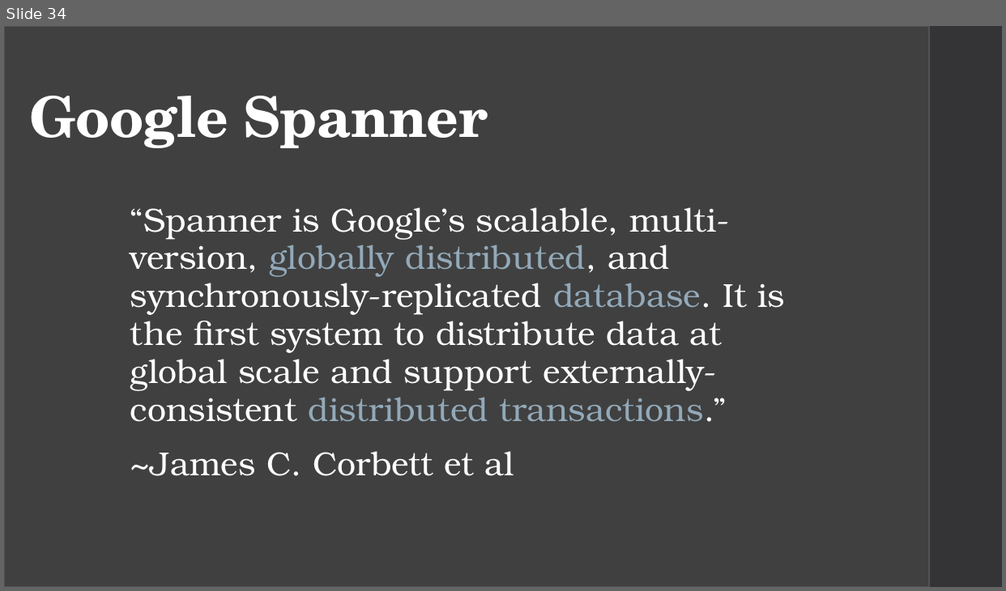
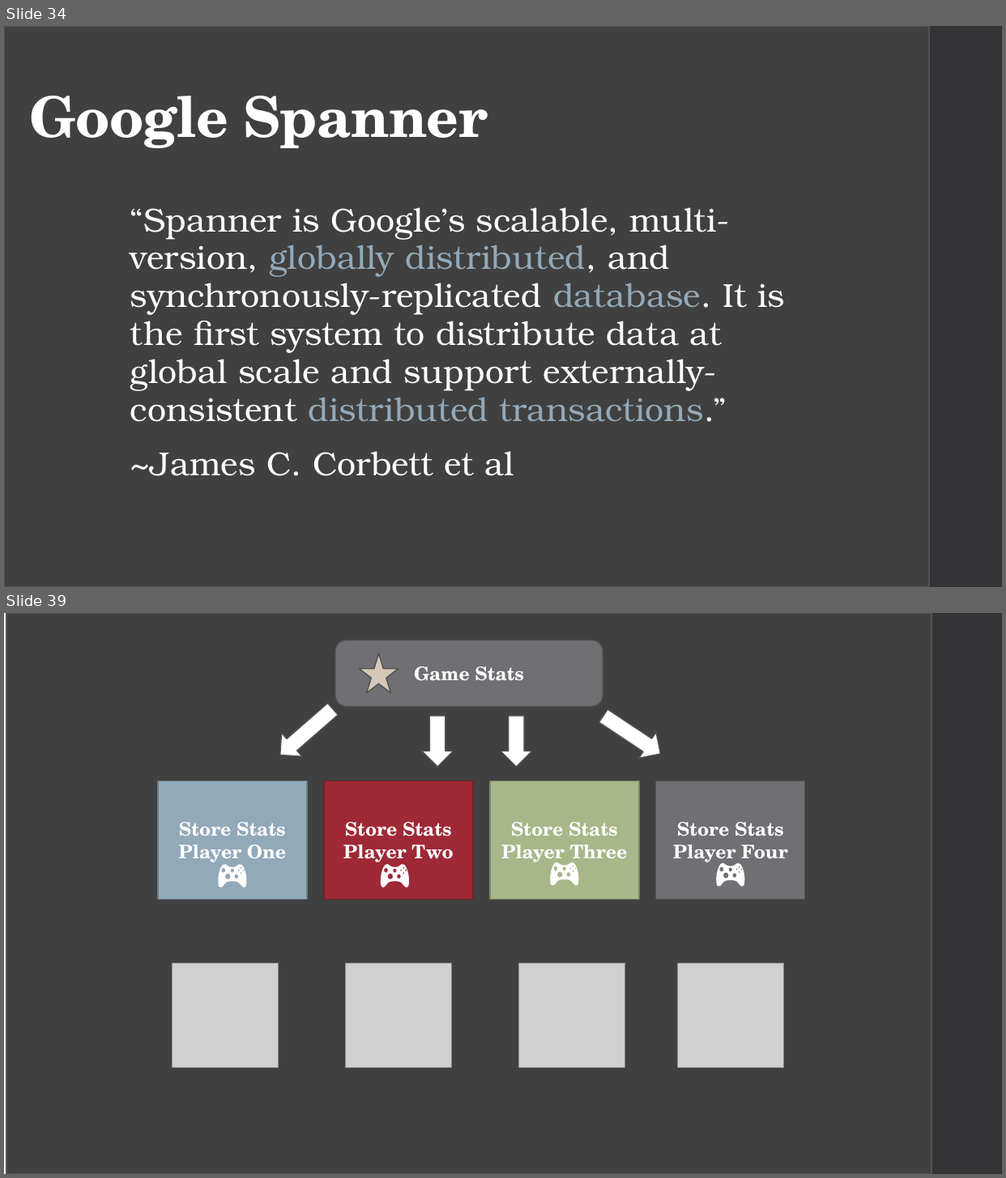
Before and after one commit to CaitieM20/DotNetConf, a slide deck: Patterns & Best Practices For Moving From RDBMS to Azure Storage.pptx. Shown one above the other, each under a label of ours: slide 34 before the commit, slides 34 and 39 after it; the slides between them are not shown. The pictures are 1006x591 and 1006x1178 pixels, drawn with LibreOffice and Linux fonts; fonts in the diff are those of the drawing; grey boxes stand for pictures. Boxes give left, top, right and bottom in pixels: in the first picture for what was removed or moved away, otherwise in the second. Text is boxed around its words. In the diff, an @@ line names an element or a change of style, - is before the commit and + after.

```diff
--- a/Patterns & Best Practices For Moving From RDBMS to Azure Storage.pptx
+++ b/Patterns & Best Practices For Moving From RDBMS to Azure Storage.pptx
@@ slide 39 added at (4, 613, 1002, 1174), background #FFFFFF; not listed: 1 template element that a slide beside it also shows @@
@@ rectangle added at (6, 613, 931, 1174), fill #404040, outline #525256 1.1 pt @@
@@ rounded rectangle added at (335, 640, 603, 707), fill #6F6F74, outline #525256 1.1 pt, 18 pt, text #FFFFFF, bold @@
+Game Stats
@@ star added at (359, 653, 398, 693), fill #D5C8B8, outline #525256 1.1 pt @@
@@ down arrow added at (270, 697, 343, 767), fill #FFFFFF, outline #525256 1.1 pt @@
@@ down arrow added at (594, 703, 670, 767), fill #FFFFFF, outline #525256 1.1 pt @@
@@ down arrow added at (422, 716, 454, 766), fill #FFFFFF, outline #525256 1.1 pt @@
@@ down arrow added at (501, 716, 532, 766), fill #FFFFFF, outline #525256 1.1 pt @@
@@ group added at (157, 781, 805, 900): 4 rectangles, 4 freeform shapes @@
+Store Stats
+Player One
+Store Stats
+Player Two
+Store Stats
+Player Three
+Store Stats
+Player Four
@@ picture added at (172, 964, 279, 1068) @@
@@ picture added at (345, 964, 452, 1068) @@
@@ picture added at (519, 964, 625, 1068) @@
@@ picture added at (678, 964, 784, 1068) @@
```
Also in this commit, not shown: 9 slides changed, 10 other slides added, 4 slides removed.
